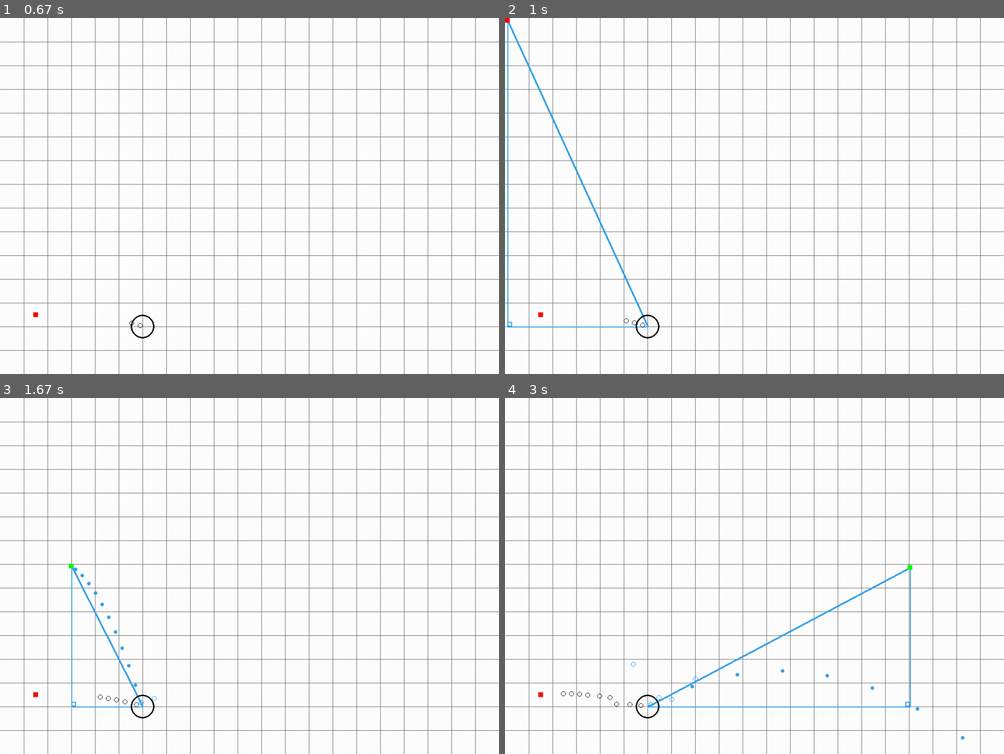
Above: before the commit, frames 1-4 (two rows, left to right).
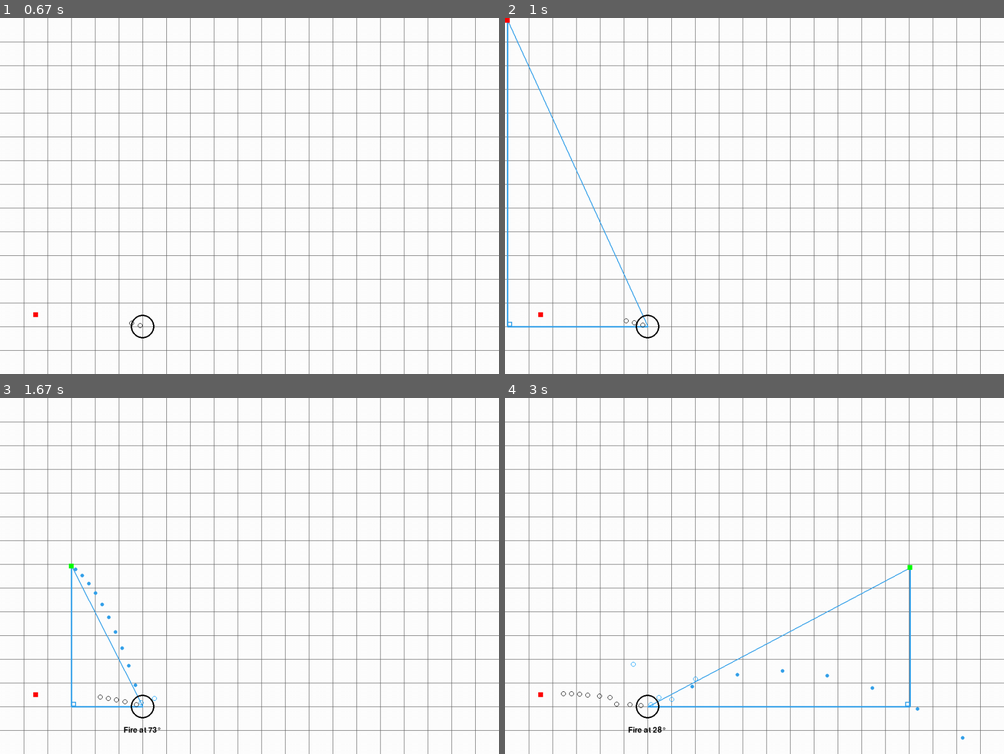
Above: after the commit, the same moments.

Repository: MichaelLesirge/intermediate-programming-class
Game: pygame game, started from pygame/targetting.py
Same seed, same stepped clock (60 frames per second), same inputs: the game is played once before the commit and once after it.
Inputs (mouse positions are in pixels of both pictures, inside the frame that each line leads up to):
- Up to frame 1 (0.67 s): tap T at 0.33 s
- Up to frame 2 (1 s): hold M from 0.67 s (still down)
- Up to frame 3 (1.67 s): release M at 1.13 s; click (434, 700) at 1.22 s; click (69, 565) at 1.55 s
- Up to frame 4 (3 s): tap A at 1.83 s; click (884, 632) at 2.22 s; click (854, 547) at 2.55 s; click (909, 568) at 2.88 s

Frame 1 is identical in both runs. In frame 2, 0.6% of the frame differs, in the area x 0-29%, y 1-87%; in frame 3, 0.4%; in frame 4, 0.6%.

Commit message:
add message to show angle

Diff:
--- a/pygame/targetting.py
+++ b/pygame/targetting.py
@@ -25,7 +25,7 @@
     AUTO_FIRE_MODE = True
 
     AIM_ASSIST_START = True
-    EFFICIENT_MODE = True
+    HIGH_ARK_MODE = False
 
     BACKGROUND = (255, 255, 255)
 
@@ -130,35 +130,33 @@
         x = target_x - self.x
         y = target_y - self.y
 
+        if x == 0: return [3 * math.pi / 2, math.pi / 2][y > 0]
+
         if aim_assist:
             a = PhysicsConstants.GRAVITY*x*x*y/velocity/velocity+x*x
             b = PhysicsConstants.GRAVITY * PhysicsConstants.GRAVITY*pow(x/velocity, 4)
             c = x*x+y*y
 
             if c == 0:
-                angle = -math.pi/2
-            else:
-                if Settings.EFFICIENT_MODE:
-                    cos = pow((a+pow(pow(a, 2)-b*c, 1/2))/(2*c), 1/2)
-                else:
-                    cos = pow((a-pow(pow(a, 2)-b*c, 1/2))/(2*c), 1/2)
-
-                if x < 0:
-                    cos *= -1
-                try:
-                    # angle is negative of reality because pygame has up/down switched
-                    angle = math.acos(cos)
-                    if x == 0:
-                        if y < 0:
-                            if y < velocity*velocity/2/PhysicsConstants.GRAVITY:
-                                return
-                            angle *= -1
-                    elif cos*(y-PhysicsConstants.GRAVITY*x*x/2/velocity/velocity/cos/cos)/x < 0:
+                return -math.pi/2
+
+            cos = pow((a + pow(pow(a, 2)-b*c, 1/2) * [1, -1][Settings.HIGH_ARK_MODE])/(2*c), 1/2)
+
+            if x < 0:
+                cos *= -1
+            try:
+                # angle is negative of reality because pygame has up/down switched
+                angle = math.acos(cos)
+                if x == 0:
+                    if y < 0:
+                        if y < velocity*velocity/2/PhysicsConstants.GRAVITY:
+                            return
                         angle *= -1
-                except TypeError:
-                    return
+                elif cos*(y-PhysicsConstants.GRAVITY*x*x/2/velocity/velocity/cos/cos)/x < 0:
+                    angle *= -1
+            except TypeError:
+                return
         else:
-            if x == 0: return 3 * math.pi / 2
             angle = math.atan(y/x)
             if target_x-self.x < 0:
                 angle += math.pi
@@ -177,6 +175,9 @@
 
 def main() -> None:
     width, height = Settings.SCREEN_WIDTH, Settings.SCREEN_HEIGHT
+
+    pygame.font.init()
+    font = pygame.font.Font('freesansbold.ttf', 16)
 
     screen = pygame.display.set_mode((width, height))
     clock = pygame.time.Clock()
@@ -256,22 +257,40 @@
             color = (52, 161, 235)
 
             if angle:
+                angle_degrees = (angle % (2*math.pi)) * (180/math.pi)
+
+                angle_degrees_from_ground = (angle_degrees + 90) % 360
+                if angle_degrees_from_ground > 180: angle_degrees_from_ground = 360 - angle_degrees_from_ground
+                angle_degrees_from_ground = -(angle_degrees_from_ground - 90)
+
+                fire_angle_text = font.render(f"Fire at {angle_degrees_from_ground:.0f}°", True, "black")
+
                 tracer = Tracer((x, y), Settings.BALL_VELOCITY, angle)
                 time = tracer.find_end_time(target)
                 time_chunk = time / 10
+
+
                 while time >= 0:
                     pygame.draw.circle(screen, color, tracer.find_position(time), 4)
                     time -= time_chunk
 
 
-            pygame.draw.line(screen, color, (x, y), (tx, ty), 4)
-
-            pygame.draw.line(screen, color, (x, y), (tx, y), 2)
-            pygame.draw.line(screen, color, (tx, y), (tx, ty), 2)
-
-            box_size = 10
-            pygame.draw.rect(screen, color, pygame.Rect(tx + [0, -box_size][tx > x], y - [box_size, 0][ty > y], box_size, box_size), 2)
+            pygame.draw.line(screen, color, (x, y), (tx, ty), 2)
+
+            pygame.draw.line(screen, color, (x, y), (tx, y), 3)
+            pygame.draw.line(screen, color, (tx, y), (tx, ty), 3)
+
+            max_box_size = 10
+            min_distance = min(abs(tx - x), abs(ty-y))
+
+            if min_distance != 0:
+                box_size = min(max_box_size, min_distance)
+                pygame.draw.rect(screen, color, pygame.Rect(tx + [0, -box_size][tx > x], y - [box_size, 0][ty > y], box_size, box_size), 2)
+
             screen.blit(target.image, target.rect)
+
+            if angle:
+                screen.blit(fire_angle_text, (shooter.rect.centerx - fire_angle_text.get_rect().width/2, shooter.rect.centery - fire_angle_text.get_rect().height/2 + shooter.rect.height))
 
         bullets.draw(screen)
         targets.draw(screen)
